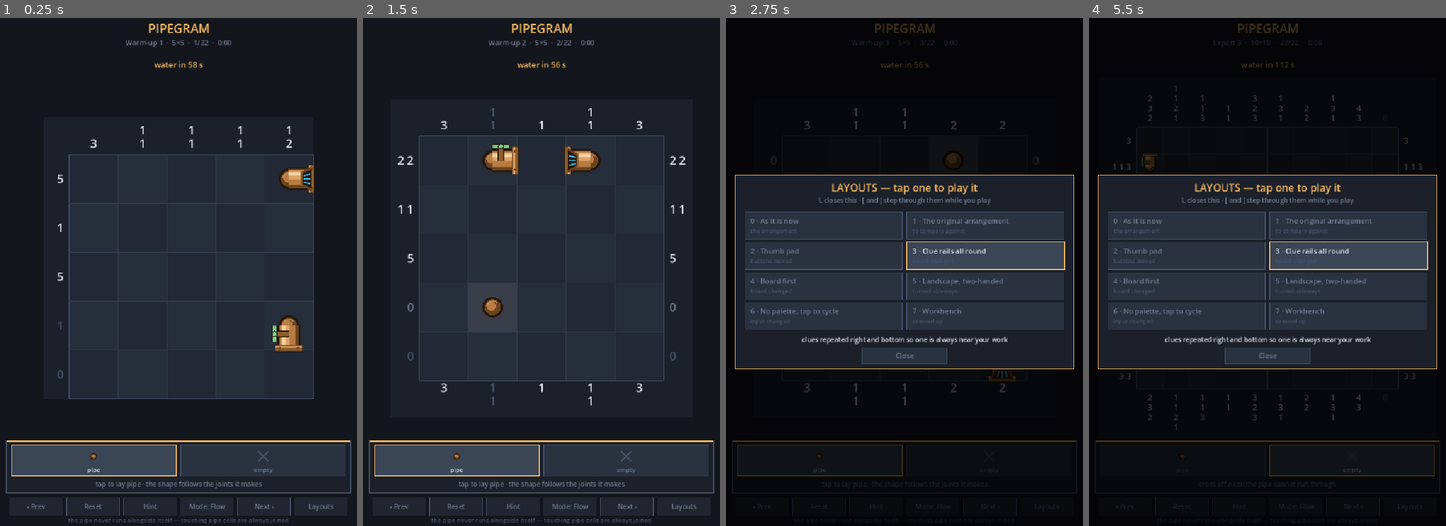
Above: before the commit, frames 1-4 (left to right).
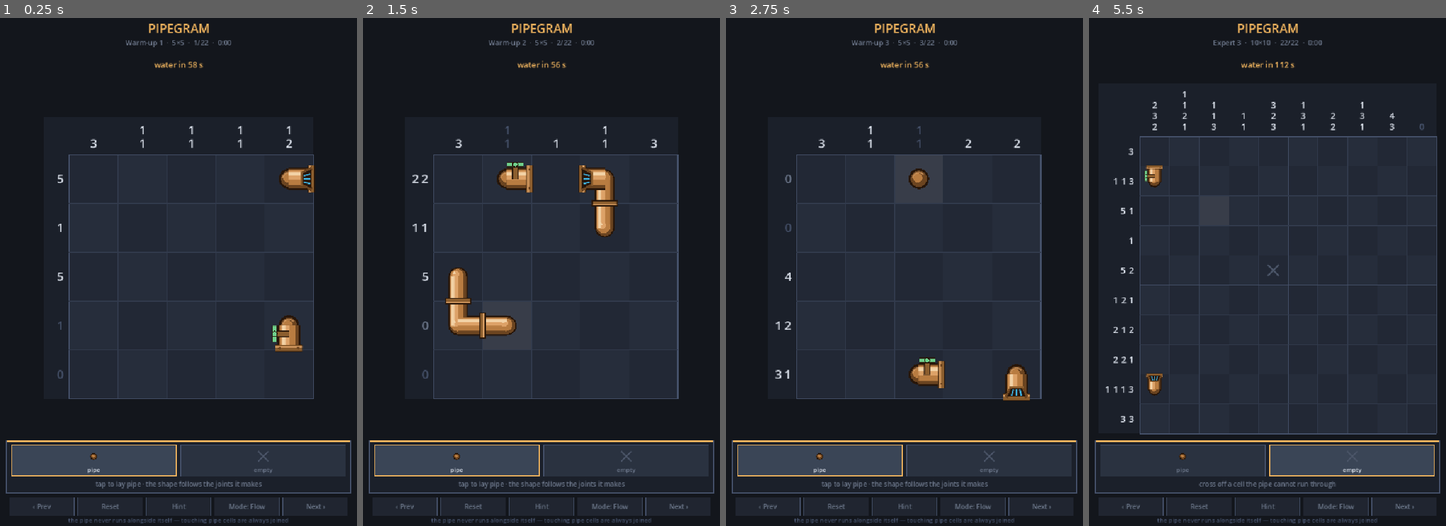
Above: after the commit, the same moments.

Repository: donkeyeatsbacon-web/pipegram
Game: Godot game, scene res://Main.tscn
Two runs of this game, one before a commit and one after it. Both use one fixed random seed, a clock stepped at 60 frames per second and the inputs below.
Inputs (mouse positions are in pixels of both pictures, inside the frame that each line leads up to):
- Up to frame 1 (0.25 s): no input
- Up to frame 2 (1.5 s): tap Enter at 0.5 s; move the mouse to (620, 246) at 0.52 s; hold Right 0.53-1.25 s; tap L at 0.6 s; click (620, 246) at 0.67 s; tap Space at 0.77, 1.25 s; drag from (470, 297) to (523, 373) at 1.27 s
- Up to frame 3 (2.75 s): tap Enter at 2 s; move the mouse to (940, 160) at 2.02 s; hold Right from 2.03 s (still down); tap 1 at 2.1 s; click (940, 160) at 2.17 s; tap L at 2.3 s
- Up to frame 4 (5.5 s): release Right at 2.75 s; tap Space at 2.75, 3.77, 4.25 s; drag from (1249, 373) to (1160, 195) at 2.77 s; tap Enter at 3.5 s; move the mouse to (1374, 348) at 3.52 s; hold Left 3.53-4.25 s; tap R at 3.6 s; click (1374, 348) at 3.67 s; tap L at 3.8, 5.3 s; drag from (1160, 195) to (1213, 145) at 4.27 s; move the mouse to (1285, 272) at 5.02 s; hold Left from 5.03 s (still down); tap P at 5.1 s; click (1285, 272) at 5.17 s

The runs differ from the first frame. In frame 1, 0.4% of the frame differs, in the area x 7-94%, y 94-98%; in frame 2, 5.5%; in frame 3, 36%; in frame 4, 49%, in the area x 1-99%, y 1-100%.

Commit message:
Strip the layout variants: one arrangement, no picker
The variants were scaffolding for choosing an arrangement. That choice is
made, so they are gone: the LAYOUTS table, the picker and its modal input
path, the L / [ / ] keys, the Layouts button, the BASE lookup indirection,
and the six chrome builders, two header styles, landscape viewport swap,
clue rails, blueprint background and tap-to-cycle input that only existed
to serve one variant each. About 340 lines.

What is left is four named constants -- HEAD_H, CTRL_H, BANNER_GAP and the
ring -- so the decision is stated where it can be found and argued with,
rather than inferred from the drawing code.

The geometry audit gets better out of this, not worse. With one
arrangement the thing that varies is the board, and a 5x5 and a 10x10 ask
very different things of the same furniture, so it now runs over all 22
puzzles instead of one sample against seven layouts. All 22 clean, both
planted faults still caught, 22/22 on the logic test.

tools/shots.sh photographs the four board states rather than a layout
each, since there is only the one arrangement to photograph.

Noted in the README that this drops landscape, which was the honest fix
for a 10x10 on a phone: Expert is a 65px cell in portrait.

Co-Authored-By: Claude Opus 5 <noreply@anthropic.com>

Diff:
--- a/scripts/Main.gd
+++ b/scripts/Main.gd
@@ -21,7 +21,7 @@
 ## first and last joint are given to you.
 ##
 
-var VW := 760.0            # design viewport, swapped for landscape layouts
+var VW := 760.0            # design viewport, portrait
 var VH := 1080.0
 
 # cell marks -- the fill layer
@@ -44,50 +44,23 @@
 const MODE_ZEN := 0                # no clock, solve it in your own time
 const MODE_FLOW := 1               # the water is coming
 
-# --- layout variants -------------------------------------------------------
-# Every screen arrangement worth trying, each playable so it can be judged by
-# playing rather than by looking at a picture. Press L for the picker.
-const HDR_FULL := 0        # title, tagline, label, clue, timer, flow line
-const HDR_TIGHT := 1       # one title line plus a single status strip
-const HDR_CHIP := 2        # just a thin strip; the board takes the rest
-
-const CHROME_ROWS := 0     # palette row over a nav row -- what we have now
-const CHROME_PANEL := 1    # palette raised on a panel, nav dimmed to chrome
-const CHROME_BAR := 2      # one tool chip; the palette slides up on demand
-const CHROME_PAD := 3      # 3x3 thumb pad in the corner, nav beside it
-const CHROME_NONE := 4     # no palette at all -- the input carries it
-const CHROME_SIDE := 5     # columns down both edges, for landscape
-const CHROME_TRAY := 6     # a workbench parts tray
-
-const IN_PALETTE := 0      # pick pipe or empty, tap to place
-const IN_CYCLE := 1        # no palette: a tap cycles unknown -> pipe -> empty
+# --- the arrangement -------------------------------------------------------
+# Several screen arrangements were built and played against each other; this is
+# the one that won, and the variants and their picker are gone. What is left is
+# the four decisions that made it, written down so they can be found and argued
+# with rather than inferred from the drawing code.
+const HEAD_H := 124.0      # a tight header: one title line and a status strip
+const CTRL_H := 182.0      # the two tools raised on their own panel
+const BANNER_GAP := 0.0    # no reserved win/lose strip -- the board takes it,
+                           # and the banner overlays the board when it is needed
+# ...and the Flow countdown is drawn as a ring around the water's head rather
+# than a bar in the header. On a 6x6 this is a 104px cell against the 88px the
+# first arrangement managed.
 
 const TOOL_NAMES := ["pipe", "empty"]
 const TOOL_ACTIONS := ["tool_pipe", "tool_empty"]
 const RULE_LINE := "the pipe never runs alongside itself — touching pipe cells are always joined"
 
-var LAYOUTS: Array = [
-	{"name": "As it is now", "tier": "the arrangement",
-	 "note": "tight header, tools on their own panel, board grown into the win strip, pressure ring"},
-	{"name": "The original arrangement", "tier": "to compare against",
-	 "hdr": HDR_FULL, "chrome": CHROME_ROWS, "grow": false, "ring": false,
-	 "note": "what it looked like before: full header, plain button rows, countdown up top"},
-	{"name": "Thumb pad", "tier": "buttons moved", "chrome": CHROME_PAD,
-	 "note": "every button in one block under your thumb, nothing up top"},
-	{"name": "Clue rails all round", "tier": "board changed", "rails": true,
-	 "note": "clues repeated right and bottom so one is always near your work"},
-	{"name": "Board first", "tier": "board changed",
-	 "hdr": HDR_CHIP, "chrome": CHROME_BAR,
-	 "note": "board fills the screen; the controls slide up when you want them"},
-	{"name": "Landscape, two-handed", "tier": "turned sideways",
-	 "land": true, "chrome": CHROME_SIDE,
-	 "note": "board centred, tools under the left thumb, utilities right"},
-	{"name": "No palette, tap to cycle", "tier": "input changed",
-	 "input": IN_CYCLE, "chrome": CHROME_NONE,
-	 "note": "a tap cycles blank → pipe → crossed off; no palette to aim at"},
-	{"name": "Workbench", "tier": "dressed up", "chrome": CHROME_TRAY,
-	 "note": "blueprint on a bench, tools in a parts tray, a pressure gauge"},
-]
 
 
 # Flow timings. These are the dials to turn after a playtest: they decide
@@ -181,15 +154,10 @@
 var show_errors := false
 var hint_cells: Dictionary = {}    # cells given away by Hint
 
-# the active layout
-var layout := 0
 var L: Dictionary = {}
 var head_h := 208.0               # height the header reserves
 var ctrl_h := 176.0               # height the controls reserve at the bottom
 var banner_gap := 90.0            # the strip the win/lose banner sits in
-var side_w := 0.0                 # columns down each edge, for landscape
-var picking := false              # the layout picker is open
-var bar_open := false             # CHROME_BAR: the palette is slid up
 var last_painted := Vector2i(-1, -1)
 
 # geometry, recomputed per puzzle
@@ -570,9 +538,6 @@
 				shot_press = true
 			"--zen":
 				mode = MODE_ZEN
-			"--layout":
-				if i + 1 < args.size():
-					layout = int(args[i + 1])
 
 
 func _load_puzzles() -> void:
@@ -660,80 +625,18 @@
 	queue_redraw()
 
 
-# The arrangement the game ships with, chosen after comparing the variants: a
-# tight header, the two tools raised on their own panel, the board grown into
-# the dead win strip, and the pressure countdown drawn around the water's head.
-#
-# A layout variant is this with the few keys it names overridden, so a variant
-# only has to say what it changes -- and there is exactly one place to change
-# what "the arrangement" means. These used to be defaults written out at each
-# lookup, which meant the same answer was spelled in nine places.
-const BASE := {
-	"land": false,
-	"hdr": HDR_TIGHT,
-	"chrome": CHROME_PANEL,
-	"input": IN_PALETTE,
-	"grow": true,
-	"ring": true,
-	"rails": false,
-}
-
-
-func _lay(key: String) -> Variant:
-	return L.get(key, BASE[key])        # an unknown key is a bug, not a default
-
-
-func _chrome() -> int:
-	return int(_lay("chrome"))
-
-
-func _input_mode() -> int:
-	return int(_lay("input"))
-
-
 func _apply_layout() -> void:
-	## Turn the chosen variant into the handful of numbers the rest of the
-	## drawing works from. Nothing below here knows a layout's name.
-	layout = wrapi(layout, 0, LAYOUTS.size())
-	L = LAYOUTS[layout]
-
-	if bool(_lay("land")):
-		VW = 1080.0
-		VH = 760.0
-	else:
-		VW = 760.0
-		VH = 1080.0
+	## Set up the handful of numbers the drawing works from. This was a switch
+	## over seven variants; now it is just the arrangement, stated once.
+	VW = 760.0
+	VH = 1080.0
 	var win := get_window()
 	if win != null:
 		win.content_scale_size = Vector2i(int(VW), int(VH))
 
-	match int(_lay("hdr")):
-		HDR_TIGHT: head_h = 124.0
-		HDR_CHIP: head_h = 58.0
-		_: head_h = 208.0
-
-	side_w = 0.0
-	banner_gap = 0.0 if bool(_lay("grow")) else 90.0
-	match _chrome():
-		CHROME_PANEL: ctrl_h = 182.0
-		CHROME_BAR:
-			ctrl_h = 66.0
-			banner_gap = 0.0
-		CHROME_PAD:
-			ctrl_h = 240.0
-			banner_gap = 0.0
-		CHROME_NONE: ctrl_h = 92.0
-		CHROME_SIDE:
-			# 54 of these are the tip and rule lines at the foot of the screen.
-			# Declaring 0 let the board run to the very edge and the text then
-			# landed on its bottom row.
-			ctrl_h = 54.0
-			side_w = 172.0
-			banner_gap = 0.0
-		CHROME_TRAY: ctrl_h = 174.0
-		_: ctrl_h = 176.0
-
-	bar_open = false
+	head_h = HEAD_H
+	ctrl_h = CTRL_H
+	banner_gap = BANNER_GAP
 	if W > 0:
 		_layout()
 	queue_redraw()
@@ -746,21 +649,21 @@
 
 
 func _layout() -> void:
-	var avail_w := VW - 40.0 - side_w * 2.0
+	var avail_w := VW - 40.0
 	var top := head_h
 	var avail_h := (VH - ctrl_h - banner_gap) - top
-	var rails: bool = bool(_lay("rails"))
 
 	# The gutters have to hold the longest clue in either direction, so size
-	# the cells and the gutters together: two passes settle it.
+	# the cells and the gutters together: two passes settle it. Clues sit left
+	# and top only; the variant that repeated them right and bottom is gone.
 	gutter_l = 86.0
 	gutter_t = 86.0
-	gutter_r = 86.0 if rails else 0.0
-	gutter_b = 86.0 if rails else 0.0
+	gutter_r = 0.0
+	gutter_b = 0.0
 	if font == null:          # headless logic runs have no font to measure
 		cell = min((avail_w - gutter_l - gutter_r) / float(W),
 				(avail_h - gutter_t - gutter_b) / float(H))
-		origin = Vector2(20.0 + side_w + gutter_l, top + gutter_t)
+		origin = Vector2(20.0 + gutter_l, top + gutter_t)
 		gutter = gutter_l
 		return
 	for _pass in 2:
@@ -786,13 +689,12 @@
 
 		gutter_l = clampf(widest + 26.0, 54.0, 150.0)
 		gutter_t = clampf(14.0 + tallest * (clue_font + 3.0) + 8.0, 54.0, 150.0)
-		gutter_r = gutter_l if rails else 0.0
-		gutter_b = gutter_t if rails else 0.0
+
 
 	var board_w := cell * W
 	var board_h := cell * H
 	origin = Vector2(
-			20.0 + side_w + (avail_w - (board_w + gutter_l + gutter_r)) * 0.5 + gutter_l,
+			20.0 + (avail_w - (board_w + gutter_l + gutter_r)) * 0.5 + gutter_l,
 			top + (avail_h - (board_h + gutter_t + gutter_b)) * 0.5 + gutter_t)
 	gutter = gutter_l
 
@@ -1027,21 +929,7 @@
 	return c if _in_grid(c) else Vector2i(-1, -1)
 
 
-func _cycle_cell(c: Vector2i, by: int) -> void:
-	## No palette: a tap walks the cell round blank -> pipe -> crossed off.
-	if _is_given(c):
-		return
-	var order := [UNKNOWN, PIPE, BLOCKED]
-	var at: int = order.find(_mark_at(c))
-	_set_fill(c, int(order[posmod((at if at >= 0 else 0) + by, order.size())]))
-
-
 func _press_cell(c: Vector2i, secondary: bool, _at: Vector2) -> void:
-	if _input_mode() == IN_CYCLE:
-		_cycle_cell(c, -1 if secondary else 1)
-		drag_fill = -2
-		return
-
 	var want: int = PIPE if tool == TOOL_PIPE else BLOCKED
 	if secondary:
 		want = BLOCKED if want == PIPE else PIPE
@@ -1075,16 +963,6 @@
 	elif event is InputEventMouseButton:
 		mouse = get_global_mouse_position()
 		var mb := event as InputEventMouseButton
-		if picking:
-			# the picker owns the screen while it is open
-			if mb.pressed:
-				for b in buttons:
-					if (b["rect"] as Rect2).has_point(mouse):
-						_do_action(b["action"])
-						return
-				picking = false
-				queue_redraw()
-			return
 		if mb.pressed and mb.button_index == MOUSE_BUTTON_LEFT:
 			for b in buttons:
 				if (b["rect"] as Rect2).has_point(mouse):
@@ -1118,13 +996,6 @@
 		match (event as InputEventKey).keycode:
 			KEY_1: _do_action("tool_pipe")
 			KEY_2: _do_action("tool_empty")
-			KEY_L: _do_action("layouts")
-			KEY_BRACKETLEFT:
-				layout -= 1
-				_apply_layout()
-			KEY_BRACKETRIGHT:
-				layout += 1
-				_apply_layout()
 			KEY_R: _do_action("reset")
 			KEY_N, KEY_RIGHT: _do_action("next")
 			KEY_P, KEY_LEFT: _do_action("prev")
@@ -1145,18 +1016,7 @@
 
 
 func _do_action(a: String) -> void:
-	if a.begins_with("pick_"):
-		layout = int(a.substr(5))
-		picking = false
-		_apply_layout()
-		return
 	match a:
-		"layouts":
-			picking = not picking
-			queue_redraw()
-		"bar":
-			bar_open = not bar_open
-			queue_redraw()
 		"undo": _undo()
 		"prev": _load_puzzle(index - 1)
 		"next": _load_puzzle(index + 1)
@@ -1256,12 +1116,8 @@
 #  drawing
 # =========================================================================
 
-func _blueprint() -> bool:
-	return _chrome() == CHROME_TRAY
-
-
 func _draw() -> void:
-	draw_rect(Rect2(0, 0, VW, VH), C_BENCH if _blueprint() else C_BG, true)
+	draw_rect(Rect2(0, 0, VW, VH), C_BG, true)
 	if puzzles.is_empty():
 		_text_c("No puzzles. Run: heavy python3 tools/generate.py",
 				Vector2(VW * 0.5, VH * 0.5), 20, C_BAD)
@@ -1275,8 +1131,7 @@
 		_draw_water()
 	_draw_flanges()
 	_draw_taps()
-	if bool(_lay("ring")):
-		_draw_pressure_ring()
+	_draw_pressure_ring()
 	if lost:
 		_draw_burst()
 	_draw_controls()
@@ -1284,8 +1139,6 @@
 		_draw_banner()
 	elif lost:
 		_draw_lost_banner()
-	if picking:
-		_draw_picker()
 
 
 # ---- header --------------------------------------------------------------
@@ -1321,37 +1174,18 @@
 		return
 	_text_c("PRESSURE BUILDING — %.1f s" % pressure_left, Vector2(VW * 0.5, y),
 			size + 1, C_BAD)
-	if bool(_lay("ring")):
-		return                        # the ring on the board carries it
-	var frac := clampf(pressure_left / PRESSURE_SECONDS, 0.0, 1.0)
-	var bw := 300.0
-	var br := Rect2(VW * 0.5 - bw * 0.5, y + 7.0, bw, 6.0)
-	draw_rect(br, C_PANEL, true)
-	draw_rect(Rect2(br.position, Vector2(bw * frac, br.size.y)), C_BAD, true)
+	# The countdown itself is the ring drawn round the water's head, so there
+	# is no bar here any more -- only the words.
 
 
 func _draw_header() -> void:
-	match int(_lay("hdr")):
-		HDR_TIGHT:
-			_text_c("PIPEGRAM", Vector2(VW * 0.5, 32), 26, C_ACCENT)
-			_text_c(_status_text(), Vector2(VW * 0.5, 58), 15,
-					C_GOOD if solved else C_TEXT_DIM)
-			_draw_flow_line(106)
-		HDR_CHIP:
-			draw_rect(Rect2(0, 0, VW, 46), C_PANEL, true)
-			_text_l("PIPEGRAM", Vector2(20, 30), 18, C_ACCENT)
-			_text_r(_status_text(), Vector2(VW - 20, 16), 14, C_TEXT_DIM)
-			_draw_flow_line(70, 14)
-		_:
-			_text_c("PIPEGRAM", Vector2(VW * 0.5, 50), 36, C_ACCENT)
-			_text_c("lay the pipe by the numbers", Vector2(VW * 0.5, 76), 16,
-					C_TEXT_DIM)
-			_text_c(_status_text(), Vector2(VW * 0.5, 112), 18, C_TEXT)
-			var mins := int(elapsed) / 60
-			var secs := int(elapsed) % 60
-			_text_c("%d:%02d" % [mins, secs], Vector2(VW * 0.5, 166), 16,
-					C_GOOD if solved else C_TEXT_DIM)
-			_draw_flow_line(190)
+	## Tight: one title line, one status strip, then the flow line. The full
+	## header with its tagline and separate clock, and the chip strip, went
+	## with the variants.
+	_text_c("PIPEGRAM", Vector2(VW * 0.5, 32), 26, C_ACCENT)
+	_text_c(_status_text(), Vector2(VW * 0.5, 58), 15,
+			C_GOOD if solved else C_TEXT_DIM)
+	_draw_flow_line(106)
 
 
 func _draw_pressure_ring() -> void:
@@ -1380,7 +1214,7 @@
 	# panel behind the clue gutters
 	draw_rect(Rect2(origin.x - gutter_l, origin.y - gutter_t,
 			board_w + gutter_l + gutter_r, board_h + gutter_t + gutter_b),
-			C_BP_PANEL if _blueprint() else C_PANEL, true)
+			C_PANEL, true)
 
 	for y in H:
 		var clue: Array = row_clues[y]
@@ -1433,8 +1267,6 @@
 			var c := Vector2i(x, y)
 			var r := Rect2(origin.x + x * cell, origin.y + y * cell, cell, cell)
 			var base := C_CELL if (x + y) % 2 == 0 else C_CELL_ALT
-			if _blueprint():
-				base = C_BP_CELL if (x + y) % 2 == 0 else C_BP_ALT
 			if hover == c and not solved:
 				base = base.lightened(0.10)
 			draw_rect(r, base, true)
@@ -1749,7 +1581,6 @@
 	return [
 		["‹ Prev", "prev", false], ["Reset", "reset", false], ["Hint", "hint", false],
 		[mode_label, "mode", mode_off], ["Next ›", "next", false],
-		["Layouts", "layouts", false],
 	]
 
 
@@ -1763,8 +1594,6 @@
 
 
 func _tip_text() -> String:
-	if _input_mode() == IN_CYCLE:
-		return "tap a cell to cycle it: blank → pipe → crossed off"
 	if tool == TOOL_PIPE:
 		return "tap to lay pipe · the shape follows the joints it makes"
 	return "cross off a cell the pipe cannot run through"
@@ -1772,15 +1601,7 @@
 
 func _draw_controls() -> void:
 	buttons.clear()
-	var top := VH - ctrl_h
-	match _chrome():
-		CHROME_PANEL: _chrome_panel(top)
-		CHROME_BAR: _chrome_bar()
-		CHROME_PAD: _chrome_pad(top)
-		CHROME_NONE: _chrome_none(top)
-		CHROME_SIDE: _chrome_side()
-		CHROME_TRAY: _chrome_tray(top)
-		_: _chrome_rows(top)
+	_chrome_panel(VH - ctrl_h)
 
 
 func _palette_row(x: float, y: float, w: float, h: float) -> void:
@@ -1790,12 +1611,6 @@
 	for i in n:
 		_tool_button(Rect2(x + float(i) * (tw + gap), y, tw, h), i)
 
-
-func _chrome_rows(top: float) -> void:
-	_palette_row(20.0, top + 2.0, VW - 40.0, 64.0)
-	_text_c(_tip_text(), Vector2(VW * 0.5, top + 84.0), 14, C_TEXT_DIM)
-	_draw_nav_row(top + 94.0, 44.0, 16, false)
-	_text_c(RULE_LINE, Vector2(VW * 0.5, top + 160.0), 14, C_TEXT_DONE)
 
 
 func _chrome_panel(top: float) -> void:
@@ -1811,162 +1626,9 @@
 	_text_c(RULE_LINE, Vector2(VW * 0.5, top + 174.0), 13, C_TEXT_DONE)
 
 
-func _chrome_bar() -> void:
-	## Board first: one chip, and the controls come up only when asked for.
-	if bar_open:
-		var panel := Rect2(14.0, VH - 236.0, VW - 28.0, 166.0)
-		draw_rect(panel, C_PANEL, true)
-		draw_rect(panel, C_ACCENT, false, 1.0)
-		_palette_row(panel.position.x + 10.0, panel.position.y + 10.0,
-				panel.size.x - 20.0, 66.0)
-		_draw_nav_row(panel.position.y + 88.0, 38.0, 14, true)
-		_text_c(_tip_text(), Vector2(VW * 0.5, panel.position.y + 150.0), 13,
-				C_TEXT_DIM)
-	var chip := Rect2(20.0, VH - 58.0, VW - 40.0, 46.0)
-	draw_rect(chip, C_BTN_HOT if chip.has_point(mouse) else C_BTN, true)
-	draw_rect(chip, C_ACCENT, false, 1.0)
-	_draw_mini(chip.position + Vector2(32.0, 23.0), 30.0, tool)
-	_text_l(TOOL_NAMES[tool], chip.position + Vector2(60.0, 29.0), 17, C_TEXT)
-	_text_r("close ⌄" if bar_open else "controls ⌃",
-			Vector2(chip.end.x - 14.0, chip.position.y + 14.0), 15, C_TEXT_DIM)
-	buttons.append({"rect": chip, "action": "bar"})
-
-
-func _chrome_pad(top: float) -> void:
-	## A thumb pad in the corner: the nine things you actually reach for, where
-	## your thumb already is, and the board keeps everything above it.
-	var sz := 72.0
-	var gap := 6.0
-	var pad := Vector2(VW - 20.0 - (sz * 3.0 + gap * 2.0), top + 6.0)
-	var slots := [
-		[TOOL_PIPE, ""], [TOOL_EMPTY, ""], [-1, "undo"],
-		[-1, "hint"], [-1, "prev"], [-1, "next"],
-		[-1, "reset"], [-1, "mode"], [-1, "layouts"],
-	]
-	var extra := ["undo", "hint", "prev", "next", "reset", "mode", "layouts"]
-	var ei := 0
-	for i in 9:
-		var r := Rect2(pad + Vector2(float(i % 3) * (sz + gap),
-				float(i / 3) * (sz + gap)), Vector2(sz, sz))
-		var t: int = slots[i][0]
-		if t >= 0:
-			_tool_button(r, t, true, 30.0)
-		else:
-			var label := str(slots[i][1])
-			_button(r, label, extra[ei], false, false, 14)
-			ei += 1
-	var left_w := pad.x - 30.0
-	var items := _nav_items()
-	for i in 4:
-		var r := Rect2(20.0 + float(i % 2) * (left_w * 0.5 + 6.0),
-				top + 6.0 + float(i / 2) * 62.0, left_w * 0.5 - 6.0, 56.0)
-		_button(r, str(items[i][0]), str(items[i][1]), bool(items[i][2]), false, 15)
-	_text_c(_tip_text(), Vector2(20.0 + left_w * 0.5, top + 156.0), 13, C_TEXT_DIM)
-
-
-func _chrome_none(top: float) -> void:
-	## No palette: a tap cycles the cell itself, so there is nothing to aim at.
-	_text_c(_tip_text(), Vector2(VW * 0.5, top + 20.0), 15, C_TEXT_DIM)
-	_draw_nav_row(VH - 58.0, 46.0, 16, false)
-
-
-func _chrome_side() -> void:
-	## Landscape: pipe and no-pipe under the left thumb, utilities under the
-	## right, board in the middle where both can reach it.
-	var y := head_h + 6.0
-	var avail := VH - y - 54.0
-	var nt := TOOL_NAMES.size()
-	var hgt := avail / float(nt) - 6.0
-	for i in nt:
-		_tool_button(Rect2(14.0, y + float(i) * (hgt + 6.0), 144.0, hgt), i, true, 30.0)
-	var items := _nav_items()
-	var hgt2 := avail / float(items.size()) - 6.0
-	for i in items.size():
-		_button(Rect2(VW - 158.0, y + float(i) * (hgt2 + 6.0), 144.0, hgt2),
-				str(items[i][0]), str(items[i][1]), bool(items[i][2]), false, 14)
-	_text_c(_tip_text(), Vector2(VW * 0.5, VH - 30.0), 14, C_TEXT_DIM)
-	_text_c(RULE_LINE, Vector2(VW * 0.5, VH - 10.0), 12, C_TEXT_DONE)
-
-
-func _chrome_tray(top: float) -> void:
-	## The workbench: a blueprint on a bench, the two marks lying in a parts
-	## tray, and a pressure gauge instead of a progress bar.
-	draw_rect(Rect2(0, top - 8.0, VW, 8.0), C_BENCH_DARK, true)
-	var tray := Rect2(14.0, top + 4.0, VW - 28.0, 94.0)
-	draw_rect(tray, C_BENCH_DARK, true)
-	draw_rect(tray, Color(0, 0, 0, 0.4), false, 2.0)
-
-	var g := tray.position + Vector2(52.0, 47.0)
-	draw_circle(g, 37.0, C_BENCH)
-	draw_circle(g, 31.0, Color("d9cfbd"))
-	var frac := 1.0
-	if mode == MODE_FLOW and not solved and not lost and grace_left <= 0.0:
-		frac = clampf(pressure_left / PRESSURE_SECONDS, 0.0, 1.0)
-	for i in 7:
-		var a := PI * 0.75 + float(i) / 6.0 * PI * 1.5
-		var dv := Vector2(cos(a), sin(a))
-		draw_line(g + dv * 21.0, g + dv * 27.0, C_BENCH_DARK, 2.0, true)
-	var ang := PI * 0.75 + (1.0 - frac) * PI * 1.5
-	draw_line(g, g + Vector2(cos(ang), sin(ang)) * 25.0, C_BAD, 3.0, true)
-	draw_circle(g, 4.0, C_BENCH_DARK)
-
-	var sx := tray.position.x + 100.0
-	var sw := (tray.size.x - 110.0) / float(TOOL_NAMES.size())
-	for i in TOOL_NAMES.size():
-		var r := Rect2(sx + float(i) * sw + 4.0, tray.position.y + 8.0,
-				sw - 8.0, 78.0)
-		draw_rect(r, Color(0, 0, 0, 0.35), true)
-		var on: bool = tool == i
-		if on or r.has_point(mouse):
-			draw_rect(r, C_ACCENT if on else C_GRID_BOLD, false, 2.0)
-		_draw_mini(r.position + Vector2(r.size.x * 0.5, 30.0), 34.0, i)
-		_text_c(TOOL_NAMES[i], r.position + Vector2(r.size.x * 0.5, 68.0), 12,
-				Color("d9cfbd") if on else C_TEXT_DIM)
-		buttons.append({"rect": r, "action": TOOL_ACTIONS[i]})
-
-	_draw_nav_row(top + 106.0, 38.0, 14, true)
-	_text_c(_tip_text(), Vector2(VW * 0.5, top + 164.0), 13, Color("8a7c66"))
-
-
-# ---- the layout picker -----------------------------------
-
-func _draw_picker() -> void:
-	buttons.clear()
-	draw_rect(Rect2(0, 0, VW, VH), Color(0, 0, 0, 0.74), true)
-
-	# The panel is sized to its contents rather than to the screen. It used to
-	# be the full height whatever was in it, which left a hand-span of dead
-	# space under the last row once the fitting layouts went.
-	var cols := 2
-	var rows := int(ceil(float(LAYOUTS.size()) / float(cols)))
-	var avail := VH - 72.0
-	var gh := minf(58.0, (avail - 180.0) / float(rows))
-	var ph := minf(avail, 78.0 + float(rows) * (gh + 6.0) + 76.0)
-	var panel := Rect2(20.0, (VH - ph) * 0.5, VW - 40.0, ph)
-	draw_rect(panel, C_PANEL, true)
-	draw_rect(panel, C_ACCENT, false, 2.0)
-	_text_c("LAYOUTS — tap one to play it", Vector2(VW * 0.5, panel.position.y + 34.0),
-			22, C_ACCENT)
-	_text_c("L closes this · [ and ] step through them while you play",
-			Vector2(VW * 0.5, panel.position.y + 58.0), 14, C_TEXT_DIM)
-
-	var gw := (panel.size.x - 50.0) / float(cols)
-	for i in LAYOUTS.size():
-		var r := Rect2(panel.position.x + 20.0 + float(i % cols) * (gw + 10.0),
-				panel.position.y + 78.0 + float(i / cols) * (gh + 6.0), gw, gh)
-		var on: bool = i == layout
-		draw_rect(r, C_BTN_HOT if (on or r.has_point(mouse)) else C_BTN, true)
-		draw_rect(r, C_ACCENT if on else C_GRID_BOLD, false, 2.0 if on else 1.0)
-		_text_l("%d · %s" % [i, str(LAYOUTS[i].get("name", "?"))],
-				r.position + Vector2(12.0, 24.0), 15, C_TEXT if on else C_TEXT_DIM)
-		_text_l(str(LAYOUTS[i].get("tier", "")),
-				r.position + Vector2(12.0, 44.0), 12, C_TEXT_DONE)
-		buttons.append({"rect": r, "action": "pick_%d" % i})
-
-	_text_c(str(LAYOUTS[layout].get("note", "")),
-			Vector2(VW * 0.5, panel.end.y - 56.0), 14, C_TEXT)
-	_button(Rect2(VW * 0.5 - 90.0, panel.end.y - 44.0, 180.0, 34.0),
-			"Close", "layouts", false, false, 15)
+
+
+
 
 
 func _draw_burst() -> void:
@@ -2138,8 +1800,7 @@
 		if r.size.x < 34.0 or r.size.y < 28.0:
 			bad.append("'%s' is only %.0fx%.0f -- too small to hit"
 					% [name, r.size.x, r.size.y])
-		# The picker is a modal sheet; it is meant to cover the board.
-		if not picking and board.intersects(r):
+		if board.intersects(r):
 			bad.append("'%s' overlaps the board" % name)
 
 	for i in buttons.size():
@@ -2160,21 +1821,20 @@
 
 
 func _audit_all() -> void:
-	print("auditing %d layouts at puzzle %d (%dx%d)"
-			% [LAYOUTS.size(), index + 1, W, H])
+	## There is one arrangement now, so what varies is the board: a 5x5 and a
+	## 10x10 ask very different things of the same furniture, and the gutters
+	## are sized by measuring real clue text. So every puzzle in the set is
+	## checked, rather than one sample of it against seven layouts.
+	print("auditing the arrangement over %d puzzles" % puzzles.size())
 	var faults := 0
-	for i in LAYOUTS.size():
-		layout = i
+	for i in puzzles.size():
+		_load_puzzle(i)
 		_apply_layout()
-		var nm := str(LAYOUTS[i].get("name", str(i)))
-		for open_picker in [false, true]:
-			picking = open_picker
-			queue_redraw()
-			await RenderingServer.frame_post_draw
-			await RenderingServer.frame_post_draw
-			var tag := "%d %s%s" % [i, nm, "  +picker" if open_picker else ""]
-			faults += _layout_audit(tag).size()
-	picking = false
+		queue_redraw()
+		await RenderingServer.frame_post_draw
+		await RenderingServer.frame_post_draw
+		faults += _layout_audit("%s %dx%d"
+				% [str(puzzles[i].get("name", str(i))), W, H]).size()
 
 	# An audit that cannot fail proves nothing, so plant two faults it must
 	# catch -- one rect off the edge, one too small to hit -- and check it
@@ -2196,7 +1856,7 @@
 
 	print("")
 	if faults == 0:
-		print("%d layouts, no geometry faults" % LAYOUTS.size())
+		print("%d puzzles, no geometry faults" % puzzles.size())
 	else:
-		print("%d geometry fault(s) over %d layouts" % [faults, LAYOUTS.size()])
+		print("%d geometry fault(s) over %d puzzles" % [faults, puzzles.size()])
 	get_tree().quit(1 if faults > 0 else 0)
Not shown, changed: tools/shots.sh
